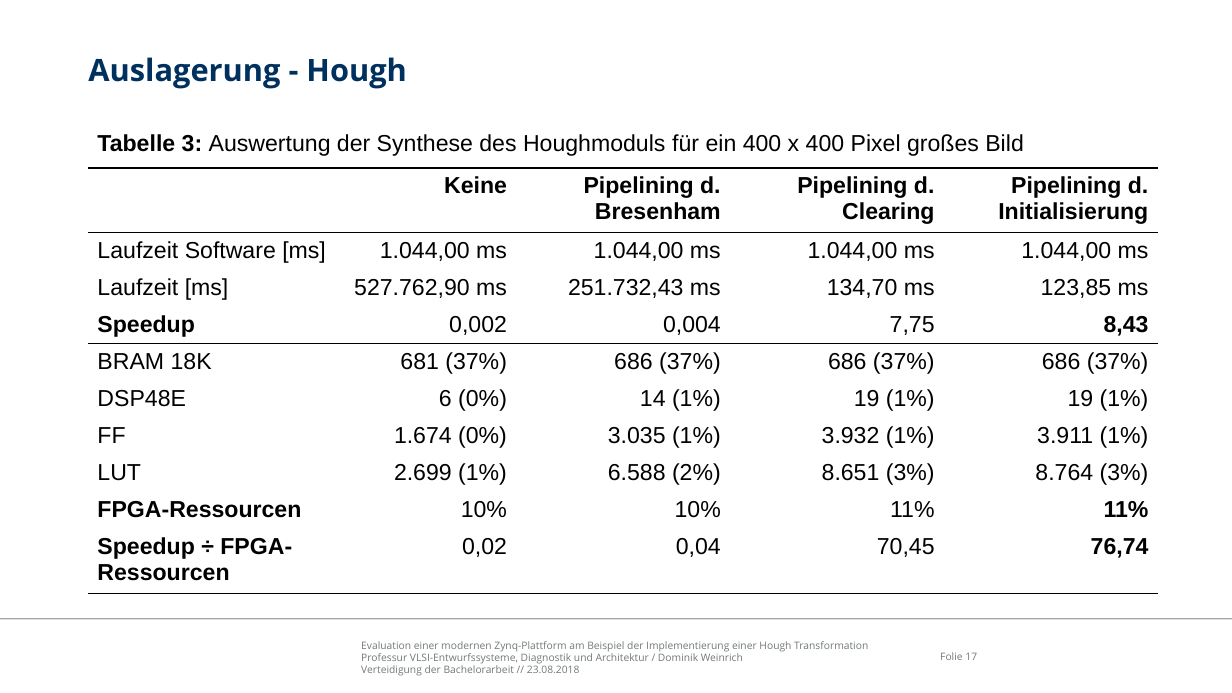
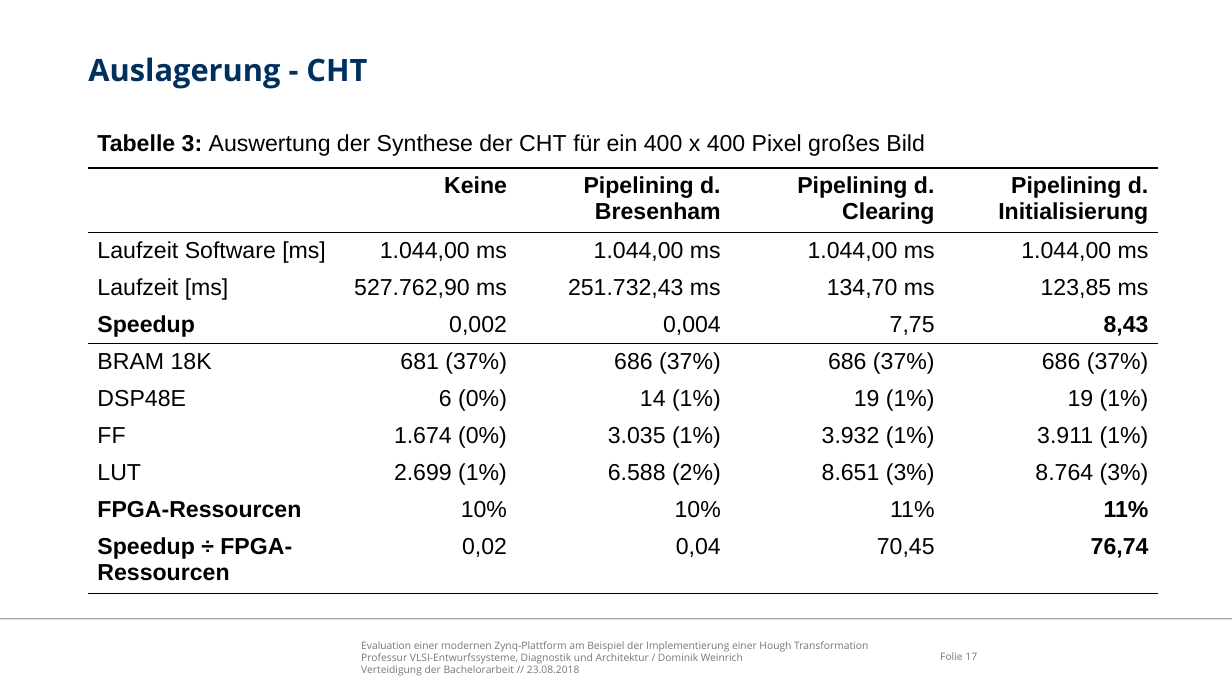
Before and after one commit to freeDom-/hough, a slide deck: slide 17 of Verteidigung/Verteidigung.odp. Drawn at 1232x693 pixels with LibreOffice and Linux fonts; fonts in the diff are those of the drawing; background and template pictures are left out. Boxes give left, top, right and bottom in pixels: in the first picture for what was removed or moved away, otherwise in the second. Text is boxed around its words. In the diff, an @@ line names an element or a change of style, - is before the commit and + after.

Commit message:
minor fixes at presentation

```diff
--- a/Verteidigung/Verteidigung.odp
+++ b/Verteidigung/Verteidigung.odp
@@ title at [88,57,367,89]: text changed @@
-Auslagerung - Hough
+Auslagerung - CHT
@@ text at [97,134,925,156]: text changed @@
-Tabelle 3: Auswertung der Synthese des Houghmoduls für ein 400 x 400 Pixel großes Bild
+Tabelle 3: Auswertung der Synthese der CHT für ein 400 x 400 Pixel großes Bild
```
Also in this commit, not shown: 4 other slides changed, 1 other file.
